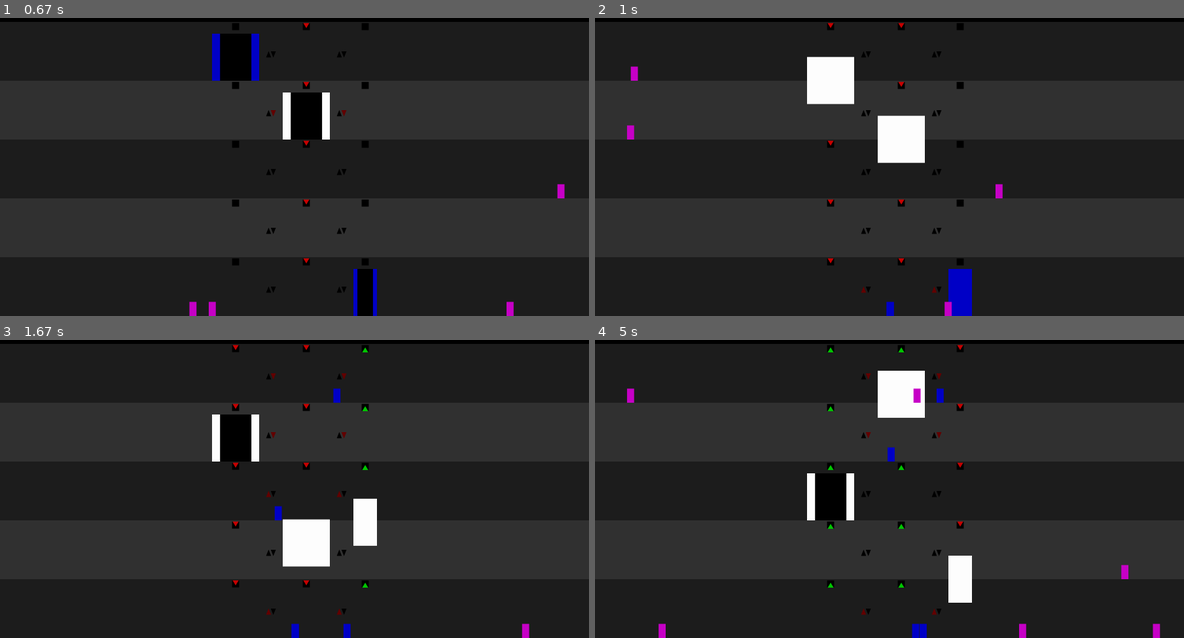
Above: before the commit, frames 1-4 (two rows, left to right).
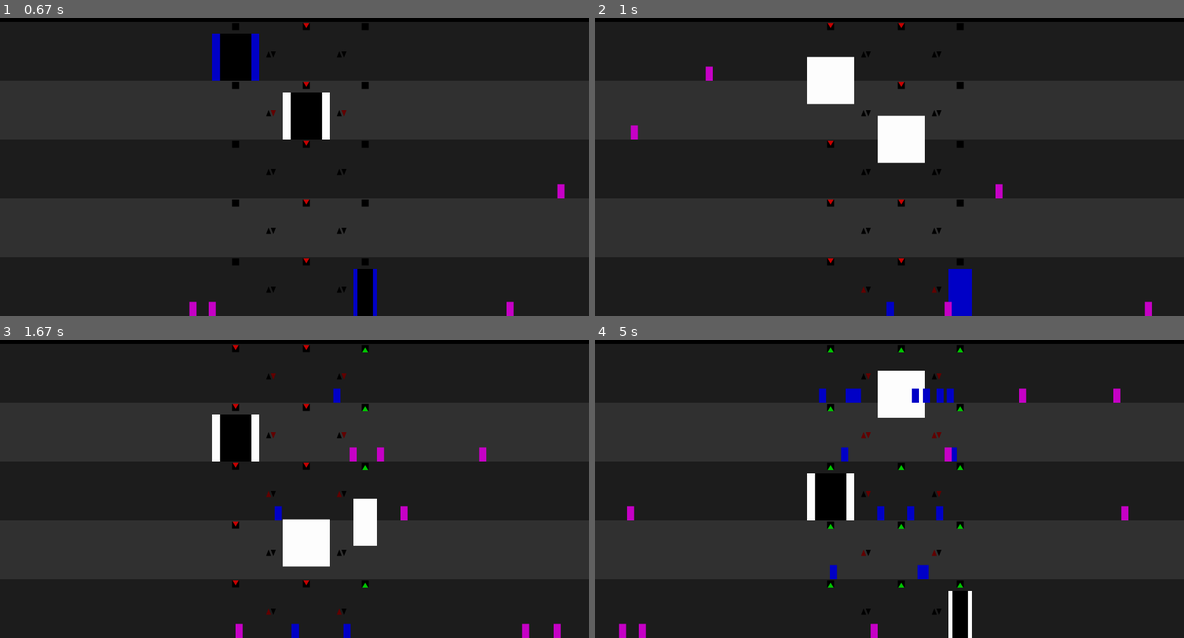
Above: after the commit, the same moments.

Repository: niklasdhein/EiP-Praktium-Aufzugssimulation
Game: pygame game, started from simulation.py
Same seed, same stepped clock (60 frames per second), same inputs: the game is played once before the commit and once after it.
Inputs:
- Up to frame 1 (0.67 s): no input
- Up to frame 2 (1 s): no input
- Up to frame 3 (1.67 s): no input
- Up to frame 4 (5 s): no input

Frame 1 is identical in both runs. In frame 2, 0.3% of the frame differs, in the area x 5-95%, y 16-100%; in frame 3, 0.4%; in frame 4, 3.0%, in the area x 4-96%, y 1-100%.

Commit message:
passagiere steigen nur in ihre richtung ein

Diff:
--- a/elevator.py
+++ b/elevator.py
@@ -21,6 +21,7 @@
         self.queue = []             # tracks the target levels
         self.target_level = None    # tracks the level travelling to
         self.target_y = None        # target y coordinate
+        self.target_call = None
 
         self.waittime = 8           # seconds of doors opened
         self.time_elapsed = 0
@@ -42,9 +43,11 @@
 
         return load
 
-    def remove_calls_from_level(self) -> None:
-        self.current_level.up_pressed = False
-        self.current_level.down_pressed = False
+    def remove_call_from_level(self) -> None:
+        if self.target_call == "up" or self.direction == -1:
+            self.current_level.up_pressed = False
+        elif self.target_call == "down" or self.direction == 1:
+            self.current_level.down_pressed = False
 
     def smart_remove_controller_call(self) -> None:
         if self.current_level in self.elevator_controller.elevator_calls["up"]:
@@ -61,7 +64,6 @@
             self.elevator_controller.elevator_calls["down"] = new_calls_down
 
     def move(self, dt: float, speed_multiplier: float) -> None:
-        # print(f"moving by {self.direction * self.speed * dt}")
         delta = self.direction * self.speed * speed_multiplier * dt
         self.graphics.y += delta
         self.door.y += delta
@@ -88,23 +90,14 @@
             # 1. sets current level to the reached target
             self.current_level = self.target_level
 
-            # 2. when the elevator arrives at a level, remove
-            # the call from the level for the elevator
-            self.remove_calls_from_level()
-
-            # 3. if an elevator arrives at a level with a call, but the elevator was not
-            # called by this level and holds because he drops people of,
-            # then take them in and remove
-            self.smart_remove_controller_call()
-
-            # 4. drop off all people who want to exit on that level
+            # 2. drop off all people who want to exit on that level
             # and also update the list of people still in the elevator
             handle_people_exit()
 
-            # 5. removes old elevator target
+            # 3. removes old elevator target
             self.remove_target()
 
-            # 6. get the next target from queue (only algorithm mode)
+            # 4. get the next target from queue (only algorithm mode)
             if self.mode == "algorithm":
                 if len(self.queue) > 0:
                     self.set_target(self.queue[0])
@@ -124,6 +117,18 @@
                 else:
                     self.set_target(self.queue[0])
 
+            # 5. when the elevator arrives at a level, remove
+            # the call from the level for the elevator
+            self.remove_call_from_level()
+
+            # 6. if an elevator arrives at a level with a call, but the elevator was not
+            # called by this level and holds because he drops people of,
+            # then take them in and remove
+            self.smart_remove_controller_call()
+
+            # 7. reset call
+            self.target_call = None
+
         def handle_overweight() -> None:
             while self.get_load() > self.capacity:
                 self.passengers[-1].leave_elevator(self.passengers[-1].graphics.x, self.current_level)
@@ -136,7 +141,7 @@
 
             # check if the exit has not been handled yet
             if not self.handled_exit_from_target:
-                self.remove_calls_from_level()          # before leaving
+                self.remove_call_from_level()           # before leaving
                 self.smart_remove_controller_call()     # remove all calls
                 handle_overweight()                     # also handle overweight
                 self.handled_exit_from_target = True
@@ -164,12 +169,12 @@
                 # not already in the elevator
                 if passenger.states["elevator_called"] and \
                     not passenger.states["in_elevator"] and \
-                    not passenger.states["annoyed"]:
-                    if not passenger.target_level in self.queue and self.mode == "algorithm":
-                        self.add_to_queue(passenger.target_level)
-
-                    passenger.enter_elevator(target_x=self.graphics.x+self.graphics.width//2)
-                    self.passengers.append(passenger)
+                    not passenger.states["annoyed"] and \
+                    passenger.enter_elevator(target_x=self.graphics.x+self.graphics.width//2, direction=self.direction):
+                        if not passenger.target_level in self.queue and self.mode == "algorithm":
+                            self.add_to_queue(passenger.target_level)
+                        self.passengers.append(passenger)
+
 
             # if doors are not opened, open them
             if self.door.width < 2*self.graphics.width//3:
--- a/elevator_controller.py
+++ b/elevator_controller.py
@@ -101,6 +101,7 @@
             for elevator in self.elevators:
                 if len(elevator.queue) == 0 and elevator.time_elapsed >= elevator.waittime:
                     elevator.add_to_queue(call_up_level)
+                    elevator.target_call = "up"
                     self.elevator_calls["up"].pop(0)
                     break
 
@@ -108,6 +109,7 @@
             for elevator in self.elevators:
                 if len(elevator.queue) == 0 and elevator.time_elapsed >= elevator.waittime:
                     elevator.add_to_queue(call_down_level)
+                    elevator.target_call = "down"
                     self.elevator_calls["down"].pop(0)
                     break
 
--- a/passenger.py
+++ b/passenger.py
@@ -52,13 +52,21 @@
 
         self.set_target(target_x=target_x)
 
-    def enter_elevator(self, target_x: int) -> None:
+    def enter_elevator(self, target_x: int, direction: int) -> bool:
+        # do not enter, when the elevator is moving in a direction you do not want to go to
+        if direction == 1 and self.target_level.level > self.current_level.level\
+            or direction == -1 and self.target_level.level < self.current_level.level:
+            return False
+
+        # only enter either if the elevator has no direction, so it will respect yours
+        # or if it has the same direction as you
         self.current_level.remove_passenger_from_level(self)
 
         self.states["elevator_called"] = False
         self.states["in_elevator"] = True
 
         self.set_target(target_x=target_x)
+        return True
 
     def move_to_target_x(self, dt: float, speed_multiplier: float) -> None:
         """
--- a/simulation.py
+++ b/simulation.py
@@ -16,17 +16,17 @@
 target_framerate = 1000
 
 
-# === simulation method(s) ===
+# === simulation method ===
 
 def start_simulation(
     elevator_count: int=3,
     level_count: int=5,
     big_elevator_spawn_probability: float=0.3,
     elevator_mode: str="algorithm",     # algorithm, random, pingpong
-    passenger_spawn_chance: float=0.5,    # probability / second
+    passenger_spawn_chance: float=1,    # probability / second
     passenger_patience: int=25,         # seconds
     speed_multiplier: int=10,
-    simulation_time: int=10           #seconds
+    simulation_time: int=3600           #seconds
     ) -> None:
 
 
